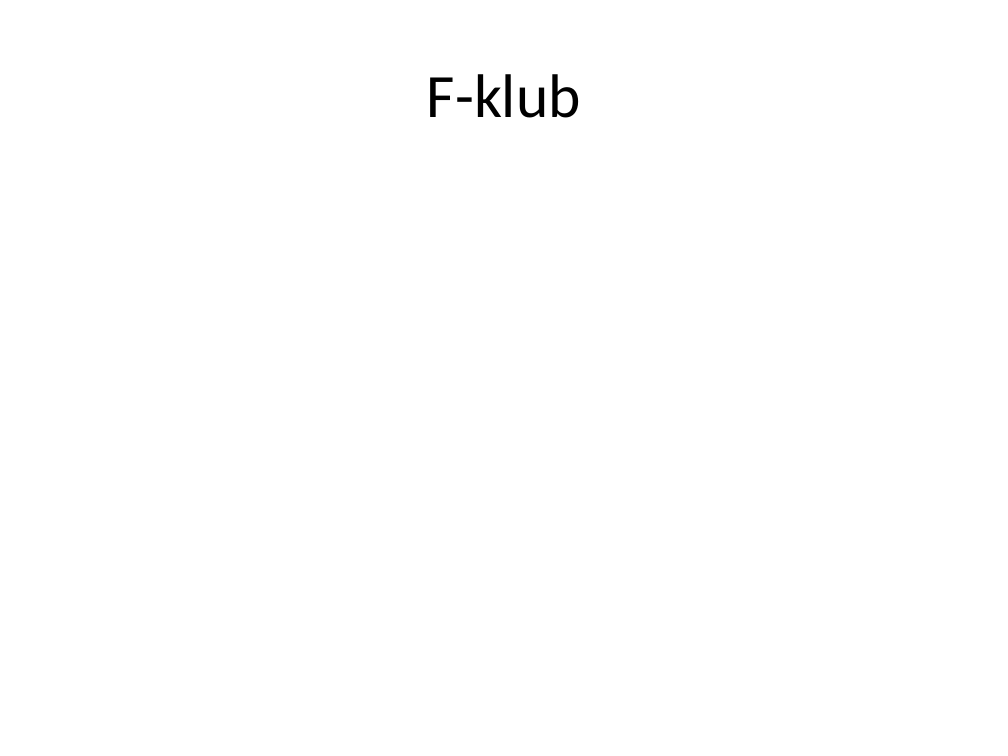
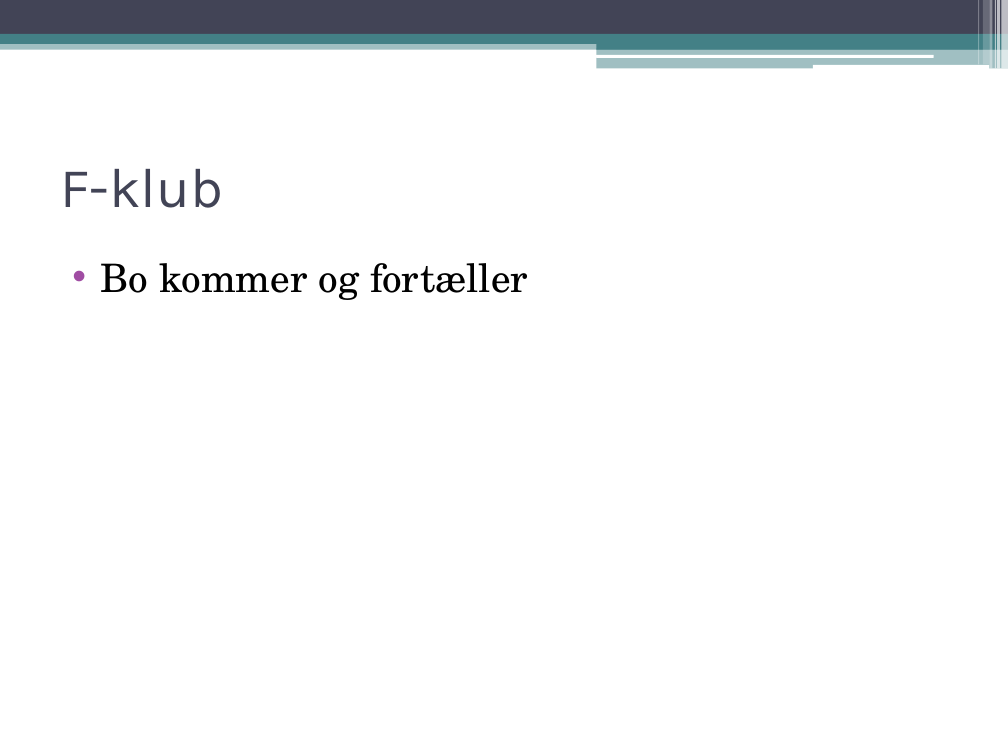
Before and after one commit to kimajakobsen/sw3-s305a, a slide deck: slide 15 of Dokumenter/Institus for Datalogi.pptx (slide 8 before the commit). Drawn at 1008x756 pixels with LibreOffice and Linux fonts; fonts in the diff are those of the drawing. Boxes give left, top, right and bottom in pixels: in the first picture for what was removed or moved away, otherwise in the second. Text is boxed around its words. In the diff, an @@ line names an element or a change of style, - is before the commit and + after.

```diff
--- a/Dokumenter/Institus for Datalogi.pptx
+++ b/Dokumenter/Institus for Datalogi.pptx
@@ rectangle added at bbox=[0, 0, 1008, 34], fill #424456 @@
@@ rectangle added at bbox=[978, 0, 979, 65], fill #FFFFFF at 30% opacity @@
@@ rectangle added at bbox=[983, 0, 989, 65], fill #FFFFFF at 20% opacity @@
@@ rectangle added at bbox=[990, 0, 993, 69], fill #FFFFFF at 40% opacity @@
@@ rectangle added at bbox=[995, 0, 996, 69], fill #FFFFFF at 60% opacity @@
@@ rectangle added at bbox=[997, 0, 1000, 69], fill #FFFFFF at 65% opacity @@
@@ rectangle added at bbox=[1002, 0, 1008, 69], fill #FFFFFF at 65% opacity @@
@@ rectangle added at bbox=[0, 40, 1008, 49], fill #438086 at 50% opacity @@
@@ rectangle added at bbox=[0, 34, 1008, 44], fill #438086 @@
@@ rounded rectangle added at bbox=[596, 54, 933, 57], fill #FFFFFF @@
@@ rectangle added at bbox=[597, 39, 1008, 49], fill #438086 @@
@@ rectangle added at bbox=[597, 48, 1008, 69], fill #438086 at 50% opacity @@
@@ rounded rectangle added at bbox=[812, 65, 989, 69], fill #FFFFFF @@
@@ title "F-klub": place and size @@
-title "F-klub" at bbox=[427, 74, 581, 118]
+title "F-klub" at bbox=[60, 169, 223, 208]
@@ title "F-klub" at bbox=[60, 169, 223, 208]: size 44 to 40 pt, font Calibri to Karla, text colour #000000 to #424456; alignment centre to left @@
@@ text added at bbox=[101, 263, 528, 300], 28 pt, text #000000 @@
+• Bo kommer og fortæller
```
Also in this commit, not shown: 3 other slides changed, 12 slides added, 6 slides removed.
